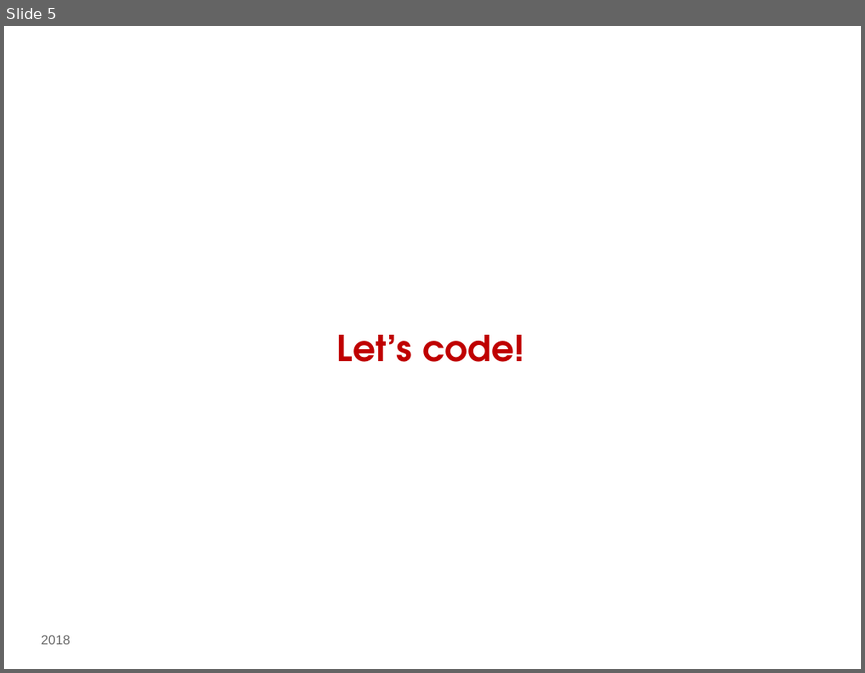
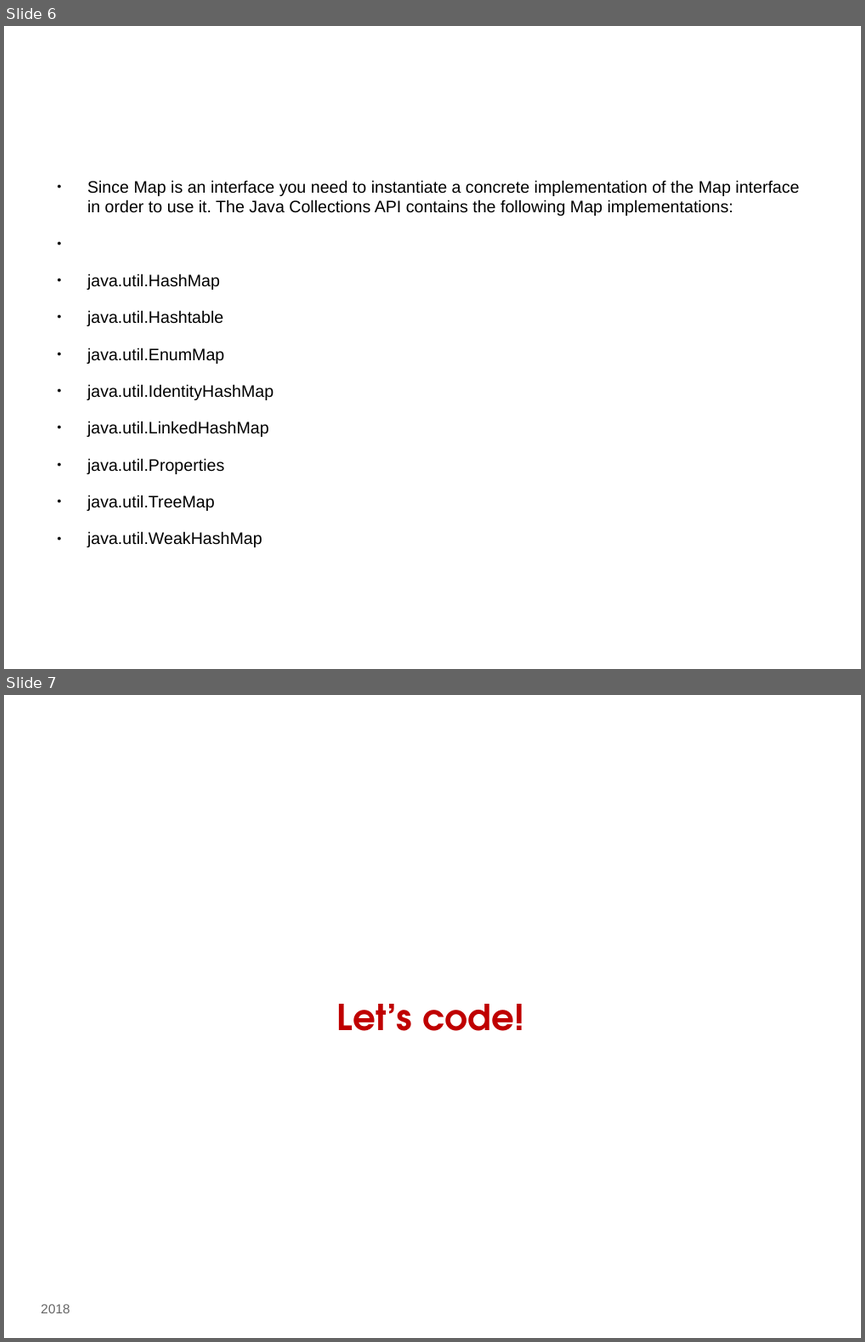
Before and after one commit to valentinusilalahi/java-training-DOKU, a slide deck: Java Collections.pptx. Shown one above the other, each under a label of ours: slide 5 before the commit, slides 6 and 7 after it. The pictures are 865x673 and 865x1342 pixels, drawn with LibreOffice and Linux fonts; fonts in the diff are those of the drawing; background and template pictures are left out. Boxes give left, top, right and bottom in pixels: in the first picture for what was removed or moved away, otherwise in the second. Text is boxed around its words. In the diff, an @@ line names an element or a change of style, - is before the commit and + after.

```diff
--- a/Java Collections.pptx
+++ b/Java Collections.pptx
@@ slide 6 added at (4,26,861,669), background picture (left out) @@
@@ text added at (87,180,799,547), 14 pt, text #000000 @@
+● Since Map is an interface you need to instantiate a concrete implementation of the Map interface in order to use it. The Java Collections API contains the following Map implementations:
+● java.util.HashMap
+● java.util.Hashtable
+● java.util.EnumMap
+● java.util.IdentityHashMap
+● java.util.LinkedHashMap
+● java.util.Properties
+● java.util.TreeMap
+● java.util.WeakHashMap
@@ what was slide 5 is now slide 7 @@
```
Also in this commit, not shown: 3 slides changed, 3 other slides added, 5 slides removed, 12 other files.
